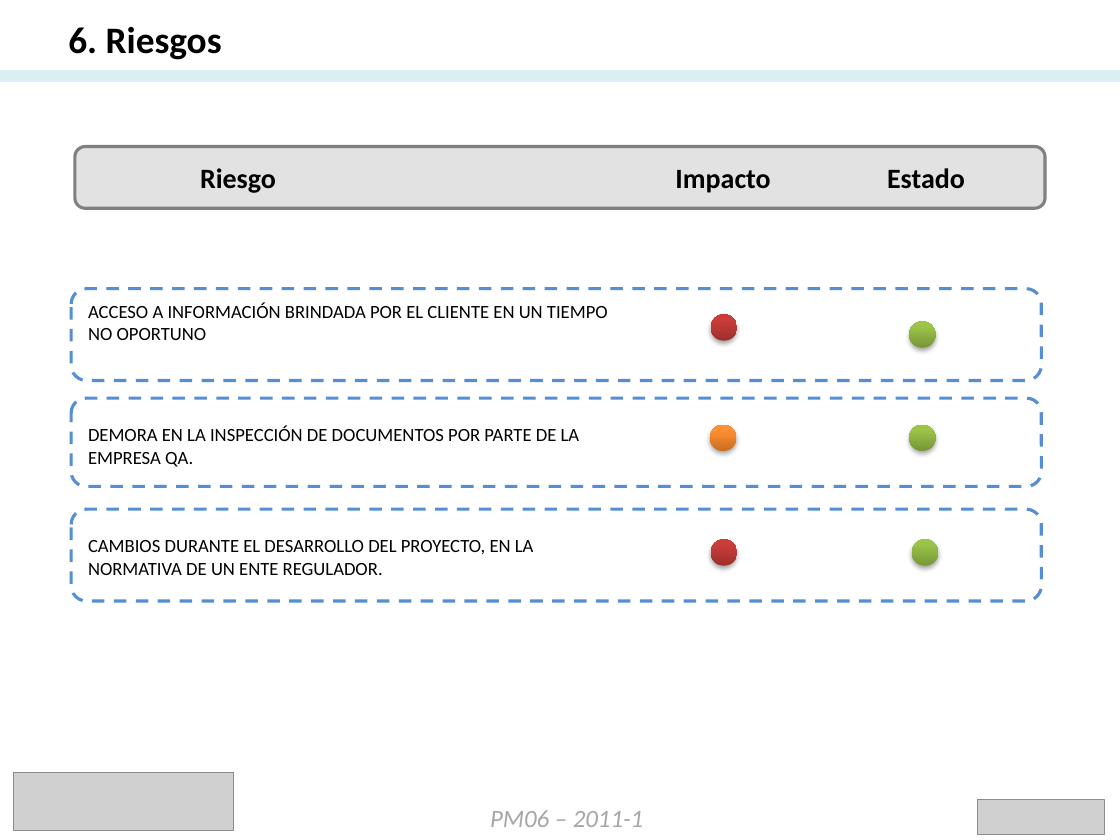
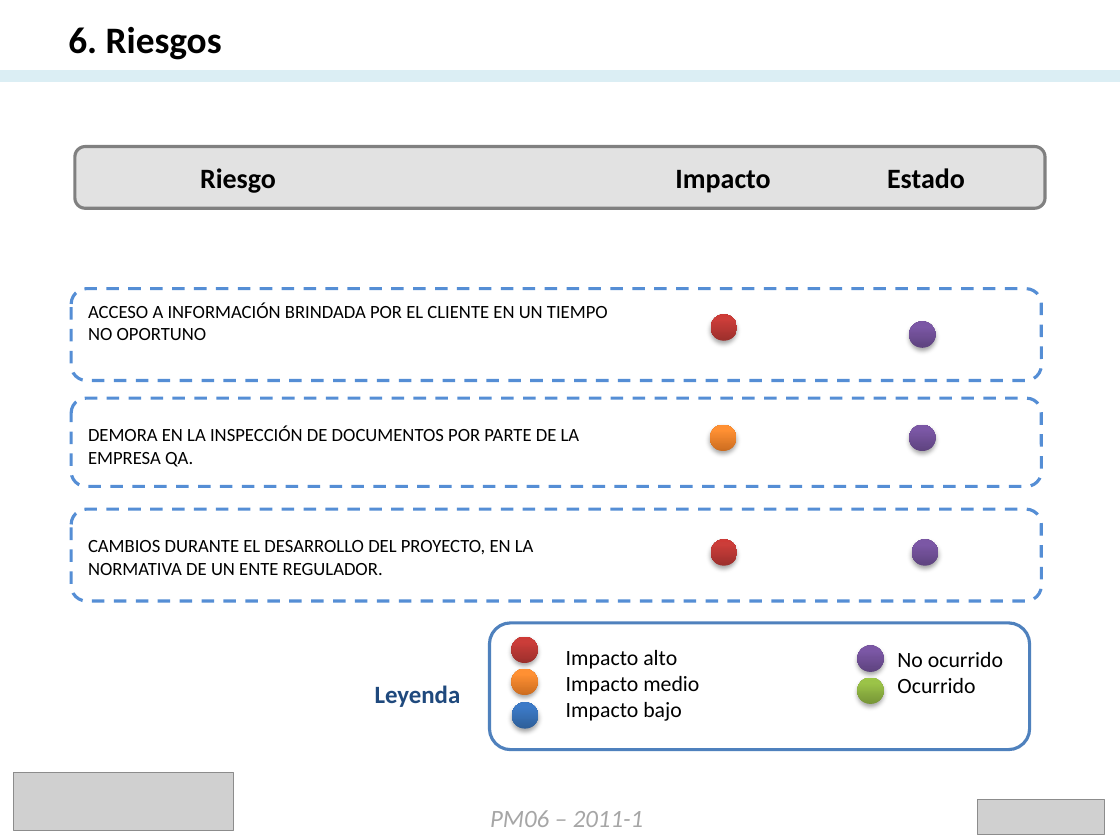
Before and after one commit to alexsistemas1020/logbankmin, a slide deck: slide 10 of MEMORIA PARCIAL/PM06.PPTX. Drawn at 1120x840 pixels with LibreOffice and Linux fonts; fonts in the diff are those of the drawing; grey boxes stand for pictures. Boxes give left, top, right and bottom in pixels: in the first picture for what was removed or moved away, otherwise in the second. Text is boxed around its words. In the diff, an @@ line names an element or a change of style, - is before the commit and + after.

```diff
--- a/MEMORIA PARCIAL/PM06.PPTX
+++ b/MEMORIA PARCIAL/PM06.PPTX
@@ fill gradient #779737 to #9BC348 to #9DC746 to gradient #5F4480 to #7B58A6 to #7C57A8 in 3 elements at (909, 321, 936, 348), (912, 540, 939, 567), (909, 424, 936, 451) @@
@@ rounded rectangle added at (489, 623, 1029, 749), outline #4F81BD 2 pt @@
@@ ellipse added at (512, 636, 539, 663), fill gradient #9C2F2D to #CB3E3A to #CE3B37 @@
@@ text added at (566, 650, 699, 721), 14 pt, text #000000 @@
+Impacto alto
+Impacto medio
+Impacto bajo
@@ ellipse added at (857, 645, 884, 672), fill gradient #5F4480 to #7B58A6 to #7C57A8 @@
@@ text added at (897, 652, 1003, 693), 14 pt, text #000000 @@
+No ocurrido
+Ocurrido
@@ text added at (375, 685, 461, 707), 16 pt, text #1F497D, bold @@
+Leyenda
@@ ellipse added at (512, 669, 539, 696), fill gradient #CC6E20 to #FF9034 to #FF9136 @@
@@ ellipse added at (857, 678, 884, 704), fill gradient #779737 to #9BC348 to #9DC746 @@
@@ ellipse added at (512, 702, 539, 729), fill gradient #2F5F99 to #3D7CC7 to #3A7CCB @@
```
Also in this commit, not shown: 3 other slides changed.
